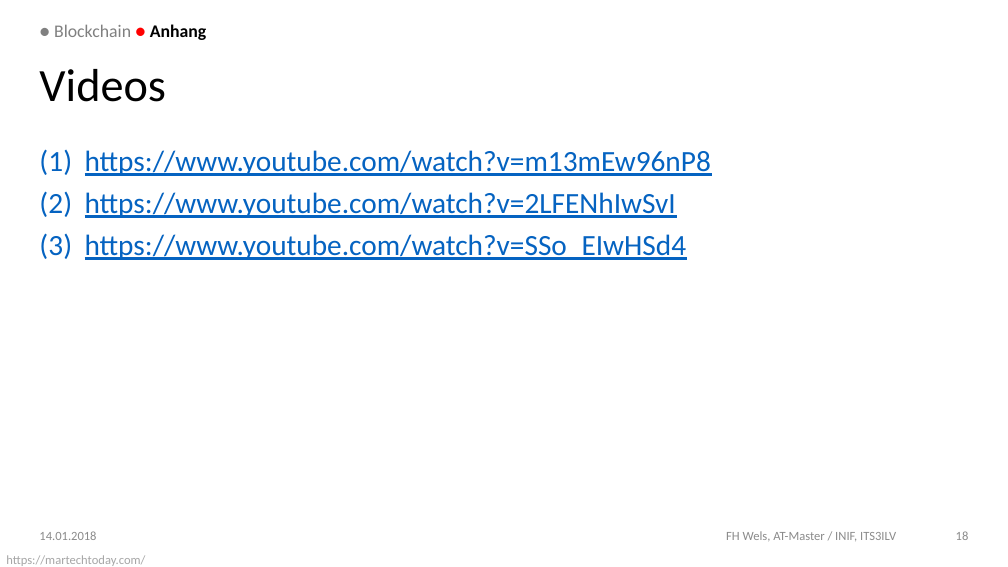
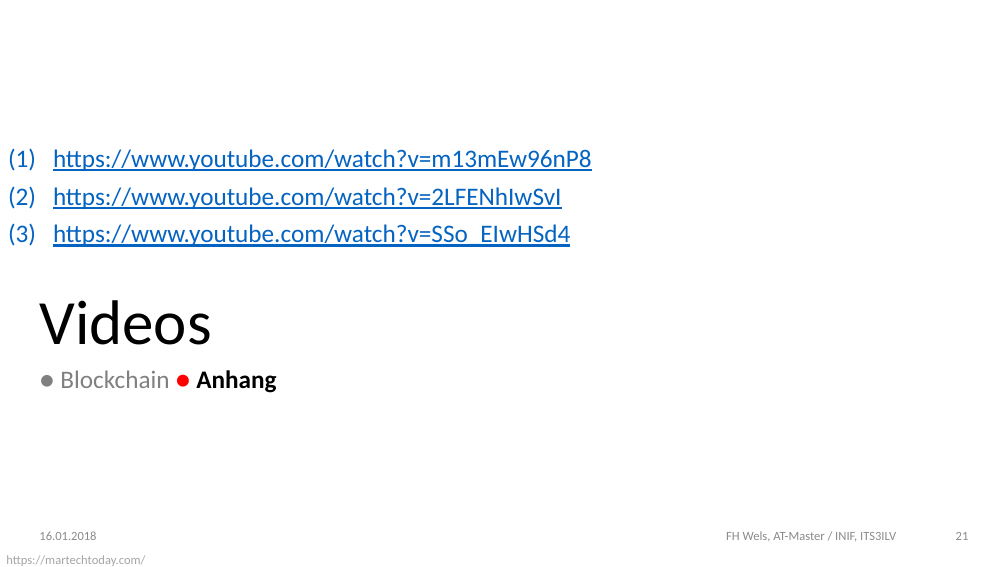
Before and after one commit to DoSchoe/ITS, a slide deck: slide 21 of Präsentation/Blockchain – Technologie.pptx (slide 18 before the commit). Drawn at 1008x567 pixels with LibreOffice and Linux fonts; fonts in the diff are those of the drawing; background and template pictures are left out. Boxes give left, top, right and bottom in pixels: in the first picture for what was removed or moved away, otherwise in the second. Text is boxed around its words. In the diff, an @@ line names an element or a change of style, - is before the commit and + after.

```diff
--- a/Präsentation/Blockchain – Technologie.pptx
+++ b/Präsentation/Blockchain – Technologie.pptx
@@ text "https://www.youtube.com/watch?v=m13mEw96nP8" moved from (x1=85, y1=150, x2=711, y2=260) to (x1=53, y1=149, x2=592, y2=247) @@
@@ text "https://www.youtube.com/watch?v=m13mEw96nP8" at (x1=53, y1=149, x2=592, y2=247): size 26.5 to 22.7 pt @@
@@ title "Videos" moved from (x1=39, y1=69, x2=166, y2=102) to (x1=39, y1=300, x2=211, y2=345) @@
@@ title "Videos" at (x1=39, y1=300, x2=211, y2=345): size 41.6 to 56.7 pt; vertical alignment middle to bottom @@
@@ text "● Blockchain ● Anhang" moved from (x1=54, y1=24, x2=206, y2=40) to (x1=60, y1=370, x2=276, y2=393) @@
@@ text "● Blockchain ● Anhang" at (x1=60, y1=370, x2=276, y2=393): size 16 to 22.7 pt; vertical alignment middle to top @@
@@ text at (x1=39, y1=531, x2=96, y2=540): text changed @@
-14.01.2018
+16.01.2018
@@ page number at (x1=956, y1=532, x2=969, y2=540): text changed @@
-18
+21
```
Also in this commit, not shown: 17 other slides changed, 3 slides added.
